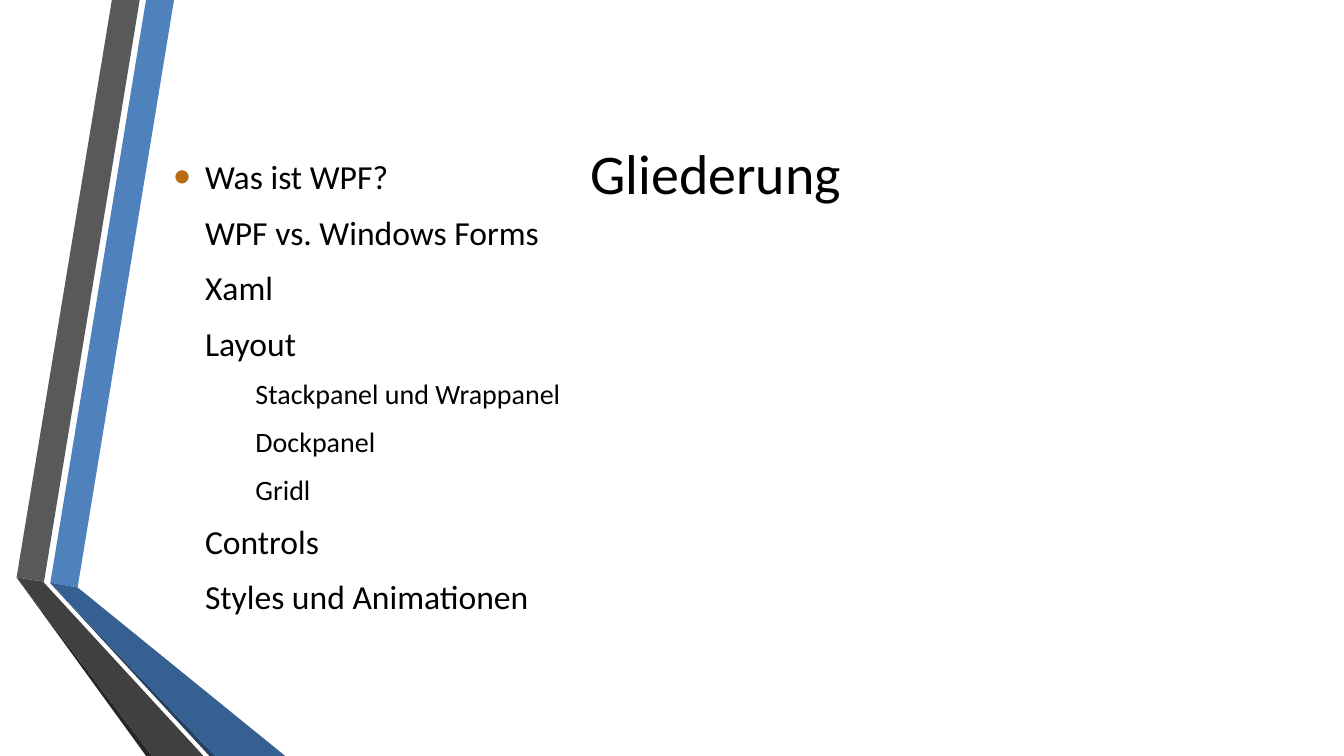
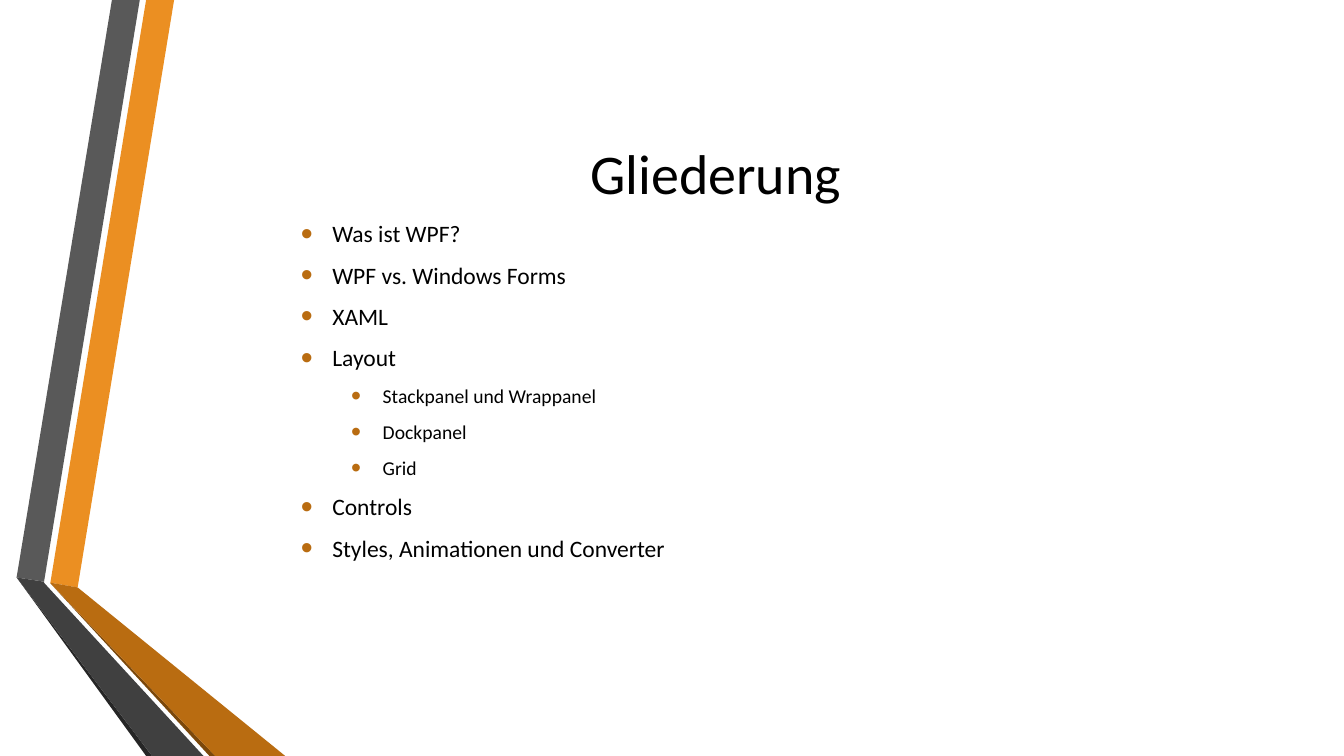
Before and after one commit to Ailer/WPF_MVVM, a slide deck: slide 2 of WPF + MVVM.pptx. Drawn at 1344x756 pixels with LibreOffice and Linux fonts; fonts in the diff are those of the drawing; background and template pictures are left out. Boxes give left, top, right and bottom in pixels: in the first picture for what was removed or moved away, otherwise in the second. Text is boxed around its words. In the diff, an @@ line names an element or a change of style, - is before the commit and + after.

```diff
--- a/WPF + MVVM.pptx
+++ b/WPF + MVVM.pptx
@@ freeform shape at [50,0,174,588]: fill #4F81BD to #EB8F22 @@
@@ text "Was ist WPF?": place and size @@
-text "Was ist WPF?" at [205,166,560,615]
+text "Was ist WPF?" at [332,226,665,561]
@@ text at [332,226,596,515]: size 24 to 16.8 pt in "Was ist WPF?", "WPF vs. Windows Forms", "Layout", "Controls"; size 20 to 14 pt in "Stackpanel und Wrappanel", "Dockpanel"; less space between paragraphs; bullet colour #FFFFFF to #B96C11 @@
@@ text at [332,310,388,325]: text changed; size 24 to 16.8 pt @@
-• Xaml
+• XAML
@@ text at [383,461,417,475]: text changed; size 20 to 14 pt @@
-  • Gridl
+  • Grid
@@ text at [332,540,665,561]: text changed; size 24 to 16.8 pt @@
-• Styles und Animationen
+• Styles, Animationen und Converter
@@ freeform shape at [50,583,285,756]: fill #376092 to #B96C11; outline redrawn @@
@@ freeform shape at [50,584,216,756]: fill #254061 to #7B480B; outline redrawn @@
```
Also in this commit, not shown: 18 other slides changed, 19 slides added, 1 slide removed.
